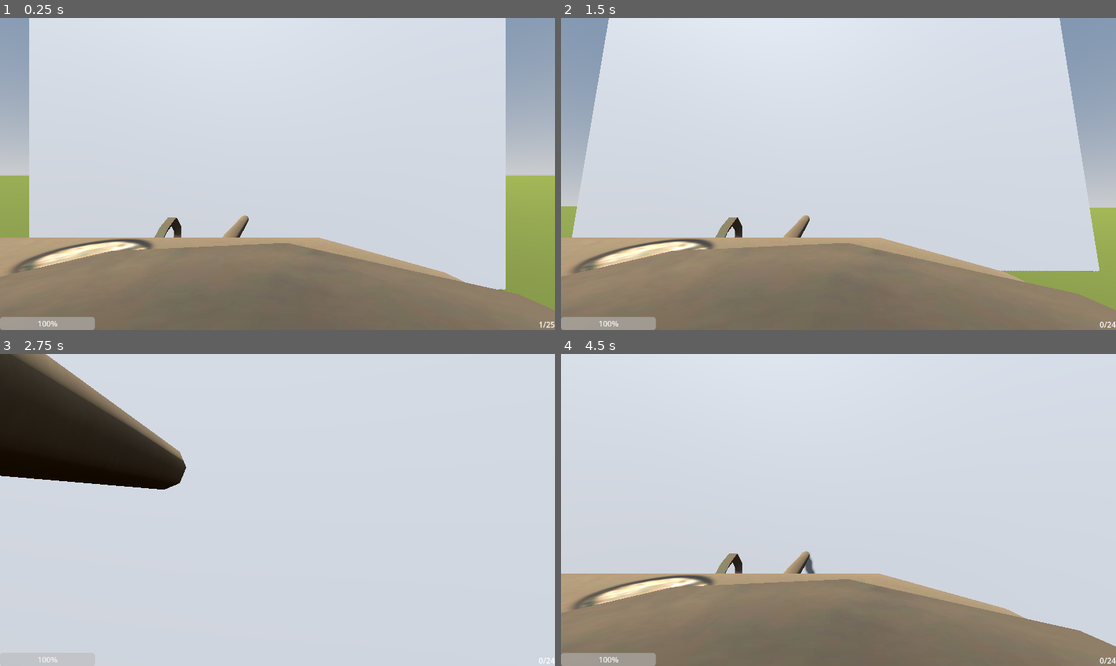
Above: before the commit, frames 1-4 (two rows, left to right).
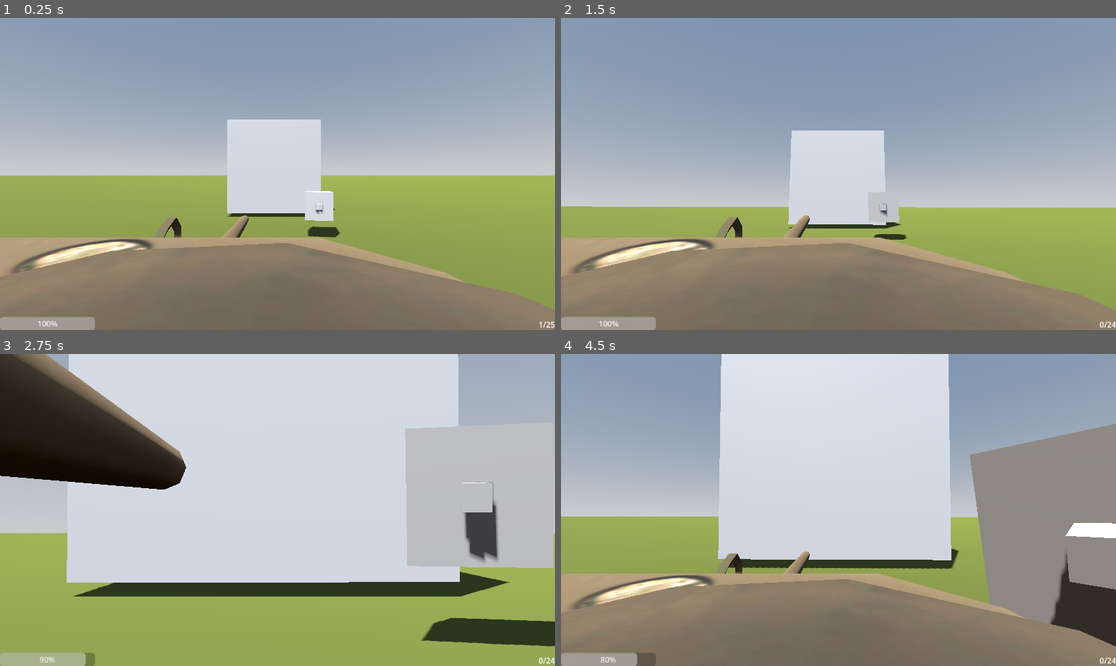
Above: after the commit, the same moments.

Repository: 24397BHS/frenk-the-tenkreal
Game: Godot game, scene res://Scenes/map.tscn
Same seed, same stepped clock (60 frames per second), same inputs: the game is played once before the commit and once after it.
Inputs (mouse positions are in pixels of both pictures, inside the frame that each line leads up to):
- Up to frame 1 (0.25 s): no input
- Up to frame 2 (1.5 s): move the mouse to (866, 174) at 0.52 s; hold W (up) from 0.53 s (still down); tap C (Freelook) at 0.6 s; move the mouse to (810, 174) at 1.27 s; click (810, 174) at 1.35 s
- Up to frame 3 (2.75 s): keep holding W (up); move the mouse to (288, 503) at 2.02 s; hold Shift (scope) from 2.03 s (still down)
- Up to frame 4 (4.5 s): keep holding W (up); move the mouse to (832, 516) at 2.77 s; release Shift (scope) at 2.78 s; tap C (Freelook) at 2.85 s; move the mouse to (877, 513) at 3.52 s; click (877, 513) at 3.6 s; move the mouse to (794, 506) at 4.27 s; tap Shift (scope) at 4.35 s

The runs differ from the first frame. In frame 1, 54% of the frame differs, in the area x 5-92%, y 0-88%; in frame 2, 55%, in the area x 2-97%, y 0-82%; in frame 3, 46%; in frame 4, 45%.

Commit message:
enemy go pew pew and u dies

Diff:
--- a/Scenes/map.tscn
+++ b/Scenes/map.tscn
@@ -45,8 +45,3 @@
 
 [node name="Node3D2" parent="." unique_id=1638260609 instance=ExtResource("2_26yhd")]
 transform = Transform3D(1, 0, 0, 0, 1, 0, 0, 0, 1, -8.576397, 5.611599, 41.338116)
-
-[node name="CSGBox3D4" type="CSGBox3D" parent="." unique_id=953399280]
-transform = Transform3D(1, 0, 0, 0, 1, 0, 0, 0, 1, 0.064331055, 13.353668, 22.146107)
-use_collision = true
-size = Vector3(47.06714, 27.707336, 1)
--- a/Scripts/area_3d.gd
+++ b/Scripts/area_3d.gd
@@ -1,6 +1,5 @@
 extends Area3D
-
-@export var speed: float = 50.0
+@export var speed: float = 100.0
 @export var bullet_gravity: float = 9.8
 
 # Make sure this matches the name of your RayCast3D node in the inspector exactly
@@ -46,7 +45,7 @@
 func handle_collision(body):
 	if body.is_in_group("Player"):
 		# body.take_damage(10)
-		pass # Replace with your damage code
+		body.take_damage(10) #Replace with your damage code
 
 	queue_free()
 
--- a/Scripts/badguytest.gd
+++ b/Scripts/badguytest.gd
@@ -11,7 +11,7 @@
 @export var rotation_speed: float = 5.0
 
 # Match this value to your bullet script's speed and gravity!
-@export var bullet_speed: float = 50.0
+@export var bullet_speed: float = 100.0
 @export var bullet_gravity: float = 9.8
 
 func _ready():
--- a/Scripts/player.gd
+++ b/Scripts/player.gd
@@ -14,8 +14,8 @@
 
 var TotAmmo = 25
 var ammo = 1
-var Maxhealth = 100
-var health = 100
+@export var Maxhealth = 100
+@export var health = 100
 
 
 
@@ -126,3 +126,12 @@
 	ammo -= 1
 	TotAmmo -= 1
 	timer.start()
+
+func take_damage(amount: int) -> void:
+	health -= amount
+
+	if health <= 0:
+		die()
+
+func die() -> void:
+	queue_free()
